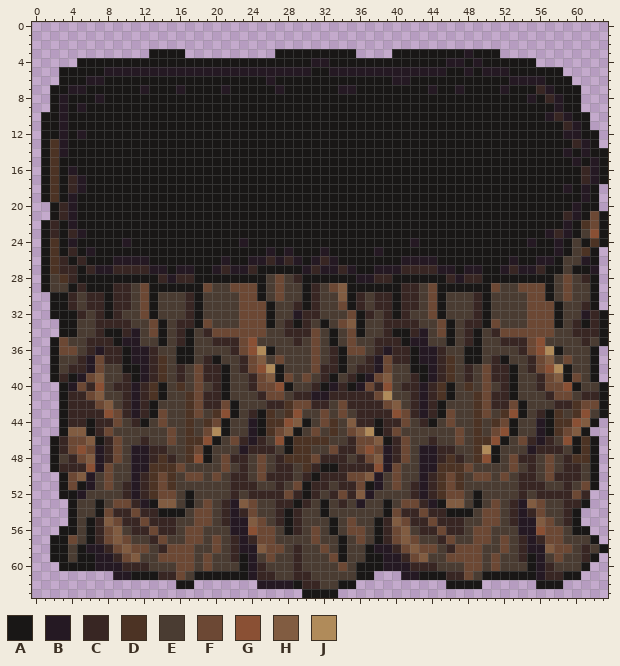
One commit to this pixel-art sprite: bonus/assets/wall3.png. The picture above was drawn from the file before the commit.
The file is 64x64 pixels.
Palette (. is transparent): A #191716  B #251923  C #382623  D #4c3324  E #4a3c32  F #6c4834  G #8a5034  H #815c41  J #b08b5a
Pixels before (only the part around the change), first column x 0:
 0 ................................................................
 1 ................................................................
 2 ................................................................
 3 .............AAAA..........AAAAAAAAA....AAAAAAAABAAA............
 4 .....AAAAAAAAAAAAAAAAAAAAAAAAAABBAAAAAAAAAAAAABBABAAAAAA........
 5 ...AAAAABBBBBBBBBBBBBBBBBBBBBBBAABBBBBBBBBBBBBAABABBBAAAAAA.....
 6 ...AAABBAAAAAAAAAAAAAAAAAABAAAAAAAAAAAAABBAAAAAAAAAAABBBBAAA....
 7 ..AABBAAAAAABAAABAAAABAAAAABAAAAAABBAAAAAAAABAABAAAABAAACBAAA...
 8 ..ABAAABAAAAAAAAAAAAAAAAAAAAAAAAAAAAAAAAAAAAAAAAAAAAAAABACBAA...
 9 ..ABABAAAAAAAAAAAAAAAAAAAAAAAAAAAAAAAAAAAAAAAAAAAAAAAAAAAABAA...
10 .AABAAAAAAAAAAAAAAAAAAAAAAAAAAAAAAAAAAAAAAAAAAAAAAAAAAAAABCBAA..
11 .AABAAAAAAAAAAAAAAAAAAAAAAAAAAAAAAAAAAAAAAAAAAAAAAAAAAAAAAACBA..
12 .AABABAAAAAAAAAAAAAAAAAAAAAAAAAAAAAAAAAAAAAAAAAAAAAAAAAAAAABBAA.
13 .ADBAAAAAAAAAAAAAAAAAAAAAAAAAAAAAAAAAAAAAAAAAAAAAAAAAAAAAAAACBA.
14 .ADBAAAAAAAAAAAAAAAAAAAAAAAAAAAAAAAAAAAAAAAAAAAAAAAAAAAAAAABABAA
15 .ADAAAAAAAAAAAAAAAAAAAAAAAAAAAAAAAAAAAAAAAAAAAAAAAAAAAAAAAAABABA
16 .ADABAAAAAAAAAAAAAAAAAAAAAAAAAAAAAAAAAAAAAAAAAAAAAAAAAAAAAAAACBA
17 .ADACBAAAAAAAAAAAAAAAAAAAAAAAAAAAAAAAAAAAAAAAAAAAAAAAAAAAAAAACBA
18 .ADACBAAAAAAAAAAAAAAAAAAAAAAAAAAAAAAAAAAAAAAAAAAAAAAAAAAAAABABA.
19 .ADABAAAAAAAAAAAAAAAAAAAAAAAAAAAAAAAAAAAAAAAAAAAAAAAAAAAAAAAABA.
20 ..ACBAAAAAAAAAAAAAAAAAAAAAAAAAAAAAAAAAAAAAAAAAAAAAAAAAAAAAAABAA.
21 ..ACBAAAAAAAAAAAAAAAAAAAAAAAAAAAAAAAAAAAAAAAAAAAAAAAAAAAAAACBAFA
22 .ACABAAAAAAAAAAAAAAAAAAAAAAAAAAAAAAAAAAAAAAAAAAAAAAAAAAAAAABADFA
23 .ACACBAAAAAAAAAAAAAAAAAAAAAAAAAAAAAAAAAAAAAAAAAAAAAAAAAAABCBAEGA
24 .ADABAAAAABAAAAAAAAAAAABAAAAAAAAAAAAAAAAAABAAAAAAAAAAAABAABAEADA
25 .ADACABAAAAAAAAAAAAAAAAAAABABAAABAAAAABAAAAAAAAAAAAAAAAAAABAEDA.
26 .ADCACAAABBBBAAAAAAAABAABBCBCBABCBAAAAAAABBBBAAAAAAAABAABBAEEBA.
27 .ADCCACBBCCCCBBABBAABCBBCAAAAABCBBCBAABBBCCCCBBABBAABCBBCAAEAAB.
28 .AEDCAAAAAAAAACBCCAAAAAAAAEFECAAAAAABBCCAAAAAACBCCAAAAAAAAEFECA.
29 .AEEACAAACCEFAAAAAAFEEFFFAEFEEACEFHAAAAAACCEFAAAAAAFEEFFFAEFEEA.
30 ..AACECCACCEFAEEECAEEEEFFAEFEEACEEHACECCACCEFAEEECAEEEEFFAEFEEA.
31 ..AACECCACCEFAEEECAEEEEFFFAEECACEEFACECCACCEFAEEECAEEEEFFFAEECA.
32 ..AAACECACEEFAEEECAEEEEFFFAEEBCCEEEFACECACEEFAEEECAEEEEFFFAEEBCA
33 ...AAEECCCCEEFAECCAFEEEFFFAECACEAEFHAEECCCCEEFAECCAFEEEFFFAECACA
34 ...AAEECAACBEFAECAECFFFFFFEECCCFEAEFAEECAACBEFAECAECFFFFFFEECCCA
35 ..AFEECCCABBEEAECAEECCCFGEEEECEFEAEFEECCCABBEEAECAEECCCFGEEEECEA
36 ..AFFECBCCABBCEEAAEEEECFGJAEEEEFECAFFECBCCABBCEEAAEEEECFGJAEEEA.
37 ..AEECBFCCABBCDEAAECAEECFHEFEEEFECAEECBFCCABBCDEAAECAEECFHEFEEA.
38 ..AECCBFEEAABCDECEFCCAECFGJAEEEFCCAECCBFEEAABCDECEFCCAECFGJAEEA.
39 ..ACABFHEECABCDECEFCCAEECFHAFEFECAECABFHEECABCDECEFCCAEECFHAFEA.
40 ...ABFCGECCBCDAEDEFECAEECFFGAEECABCABFCGECCBCDAEDEFECAEECFFGAEEA
41 ...ACCFHEECBCDAEEDFCCAEEECFFECCBBCCCCCFJEECBCDAEEDFCCAEEECFFECCA
42 ...ACCCFHECBCAEEEDFCCFAEEECCDFFCCEFCCCCFHECBCAEEEDFCCFAEEECCDFFA
43 ...ACCCCGFCBCAFEEDFEDGAECADEDGEEFEFECCCCGFCBCAFEEDFEDGAECADEDGEA
44 ...ACCACCFECAEFEEDEDFAEEBADDGHAEFDEHCCACCFECAEFEEDEDFAEEBADDGHA.
45 ...AHHACFEEEEEEFEDEFJAEEBADFHAEFEDEFHJACFEEEEEEFEDEFGAEEBADFHA..
46 ..ACFFHACFEECEEFEDDGAEFCBCEGADDDDEECFFHACFEECEEFEDDGAEFCBCEGADA.
47 ..ACFGFBCFEBBCCEEDFAEEEBCCCEADDEEFCCFGFBCFEBBCCEEDJAEEEBCCCEADA.
48 ..AECFHBCFEBBCDCEDGAEFCCEFECDDDFCCCECFHBCFEBBCDCEDGAEFCCEFECDDA.
49 ..ACCCGBFEEBBDDDFEEEEFECEFECCEDCAACCCCGBFEEBBDDDFEEEEFECEFECCEA.
50 ...AFHBEFEEBCDFDEFFEFECCEFCCCECACCCFFHBEFEEBCDFDEFFEFECCEFCCCEA.
51 ...AFABEFECBCDFDEEEEEECCCEECEFACCECCFABEFECBCDFDEEEEEECCCEECEFA.
52 ...AABEEEECBCDFFEAEEEECECCCCFCACECFCHBEEEECBCDFFEAEEEECECCCCFC..
53 ....AEEAEFFCBAHHEAEFECBHFEECCACEAECEBEEAEFFCBAHHEAEFECBHFEECCA..
54 ....AEEAFCCFCCAAAEFFECBCFEECACEEAEEEEEEAFCCFCCAAAEFFECBCFEECA...
55 ....AEACHFCCFCCCEEFFECBBHFECACEEEAEFEEACHFCCFCCCEEFFECBBHFECA...
56 ...AAEACFHECCFCCEFFEEEBBGFFEACEFEAEFFEACFHECCFCCEFFEEEBBGFFEAA..
57 ..AAFEACFHFEECFEEFFEFECBCFFEEEEFEEAEFEACFHFEECFEEFFEFECBCFFEEEA.
58 ..AAEABBCFHFFECFFFEEFECBBHFFECEEFEAEEABBCFHFFECFFFEEFECBBHFFECEA
59 ..AAEAABBCFHEEFFFFEFEECABEFEECEEEFAEEAABBCFHEEFFFFEFEECABEFEECA.
60 ...AAAABBBCCCEEEFFEFEEEABCEEECEEEEFEAAABBBCCCEEEFFEFEEEABCEEEA..
61 .........BBAAACCFEAAAAAABCCEECCEEEEEAA...BBAAACCFEAAAAAABCCAA...
62 ................AA.......BBBBACCEEAA..........AAAA......AAA.....
63 ..............................AAAA..............................
The same view after the edit:
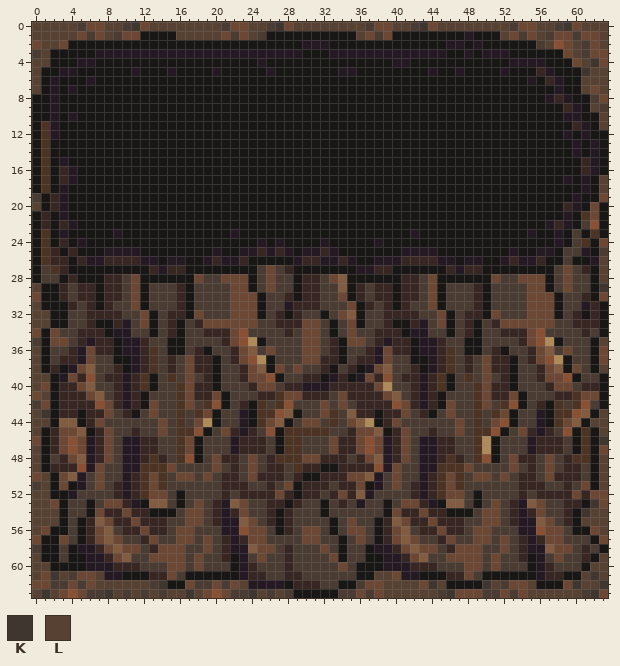
Colours new in this view: K #403630  L #564132
From old to new:
Changed rows in their new state; - is an unchanged pixel.
first column x 0:
 0 LLLLLEFFLLEKFLLLLLLLLEFFLLEKFLLLLLLLLEFFLLEKFLLLLLLLLEFFLLEKFLLL
 1 LLLLLFEFLEFFAAAALLLLLFEFLEAAAAAAAAAALFEFAAAAAAAABAAALFEFLEFFEFFL
 2 FLLFAAAAAAAAAAAAAAAAAAAAAAAAAABBBAAAAAAAAAAAAABBABAAAAAAELGFLEFL
 3 ELAAAAABBBBBBBBBBBBBBBBBBBBBBB---BBBBBBBBBBBBB----BBBAAAAAAFLEFF
 4 LLAAABB------------------B-----AA-------BB----AA-A---BBBBAAAFLKF
 5 LAABB---AAA-AAA-AAAA-AAAAA-AAAA--A--AAAAAAAA-A-BA-AA----CB-AAKLL
 6 LAB----A------------------A-------------AA-----------AA-ACB-ALLL
 7 LAB--A------A---A----A-----A------AA--------A--A----A---AAB--LFL
 8 AABA---A-----------------------------------------------A-BCB-AEF
 9 AABA-A----------------------------------------------------ACBALE
10 A-BAB----------------------------------------------------AA-B-AL
11 ADBA-------------------------------------------------------ACBAL
12 ADBA-A------------------------------------------------------AB-A
13 ADAA--------------------------------------------------------BABA
14 ADAA-------------------------------------------------------ABAB-
15 ADAB--------------------------------------------------------AC--
16 ADAC------------------------------------------------------------
17 ADACBA-----------------------------------------------------B-BAL
18 ADABAA-----------------------------------------------------A---L
19 E-CBA-------------------------------------------------------BA-F
20 LACBA------------------------------------------------------C--FA
21 AC-BA------------------------------------------------------BAD--
22 ACAC-----------------------------------------------------BC--EG-
23 ADABAA---B------------B-------------------B------------B-ABAEAD-
24 ADACAB----A------------A-B-B----B-----B---A------------A-----DAF
25 ADC---A-BBBB--------B--BBC-C--BBCB----A--BBBB--------B--BBAE-B-E
26 ADC---BBCCCC-B-BB--BC-BCAAAAA-CCB-CB--BBBCCCCBB-BB--BCBBCA--AABL
27 AE--A-AAAAAAAC-CCA--AAAAAEFEC-AAAAAABBCCAAAAAACBCC--AAAAA-EFECAL
28 AE-A----CCEF--AAAAFEEFFF-EFE-ACCEFH-AAAA-CCEF-AAAA-FEEFFF----E-L
29 L-ACE-C-C-EFAEEEC-EE----AEFE-AC--E--CECC------EEEC-E--E--------K
30 FA-CEC-AC-EFAE--CAE---F----ECAC---F----------------------FAE-C-F
31 LA-----ACEEFAE--CAE---F--AE-B-C---EFACE---E------------------BCA
32 LL--EEC-C------CCAF---F--AECACEEA-FH-E--C-C-EFA-C--F--------CA--
33 LLA-E-CAA-B-FAECAEC-FFF--EEC-CFFEAEF----AA-B-----AECFFF---E--C--
34 FAFEECC--BBE-AECAE--CC-GEE---EF-----E-C-C-B--E-----ECCC-GE--E-E-
35 EAF--CB-----C-EAAE--E-FGJA---EF--CA-F--B-CA-BCE-A---EE---JA--EAL
36 LAEECBFC-AB-CD-A-ECA----HEF---F----EECBF------D----CA-ECFHEF---F
37 LAECCBFEEA--CDECEFC---CFGJAE--F-C---C---EE-A----CEF-CA---GJA---F
38 LACABFHE-C-BCDECEFC-AE---HAF-F-E-AECABFH--C------------ECFH-F--L
39 LL-BFCGECCBCDAEDEFE-AE-CF-G-E-CCABCABFCG-C-BCDA-D--E------FGA-EA
40 LFACC-HE--BCDAE--FCCAE-----ECCBBBC-CCCFJ-E------ED-C----EC-FECC-
41 FLAC-----CBCAEE-DFC-F-----CDFF-CCEF---CFH----AE------FA--ECCDFF-
42 EFAC---GFCBCAF--DFEDGAECADEDGEEEF--E---CGF----F----EDG--CADE-GE-
43 LKAC-A--FE-AEFE-DEDFAEEBAD-GHA---DEH--A-C-ECAE----EDFAE-B--DGHAL
44 LLAHHACFEE-EE---DEFJAE-BADFHAEFFE--FHJ--FE-EE-EF---FG------FHALL
45 LACFF------C--FED-GAEFCBCEGADDDDDE-CFFHACF--C-----DGAEFC-CEGADAL
46 FACFG-BCFEBB-C-EDFAEE-B-C--AD-EEEFC--GFB---BBCCE--JAE-EBC-CE---K
47 LACFGFBCFEB-C-E-DFAE--BC--EAD-E--------------------------------F
48 LAECFHBCFEB-CDCEDGAEFC-EFECD--F--------------------------------L
49 LAC--GBFE-B-D--FE---FECEFEC-EDC--------------------------------L
50 FLAFHBEFE-BCDFDEF-EFEC-EFC--ECA--------------------------------L
51 ELAFABEFECBCDFDE-----C--E-CEFAC--------------------------------L
52 LLA-BE---CBCDF-EAE---CEC---FCAC-------------------------------FF
53 LLFAE-AEF-CBAH-EAEFECBHFE-C-ACE-------------------------------KF
54 LLLAE-AFC-FC-A--EF-ECBCFE-CACE-------------------------------KLL
55 LLLAEACHFC-FC--E-F-ECB-HFECACE-------------------------------LLL
56 LFA-EACFHEC-FC-EF-E--B-GF-EACEF-------------------------------FL
57 FA-FEACFHFE-CFE-F-EFECBCF-E---F--------------------------------F
58 EA-EAB-CFHF-ECF--E-FECB-HF-ECE----------------------------------
59 LA-EA-B-CFHE-F---EFE-CABEFE-CE---------------------------------L
60 LLA---B--C--E--F-EFE--ABCE--CE--------------------------------LL
61 LFKLEFFLB-A--C-FEA-----BC-E-C-E-------LLF--------------------LKL
62 FFEEFEFLLLLLLEKA-FEEFEFLB---AC------EFFLLLLFKL----KLEFFL---FKLLK
63 LKLFGFEEKLELELELLKLFGFEEKLELEA----EEFEFLLLLLLEKFFFEEFEFLLLLLLEKF
